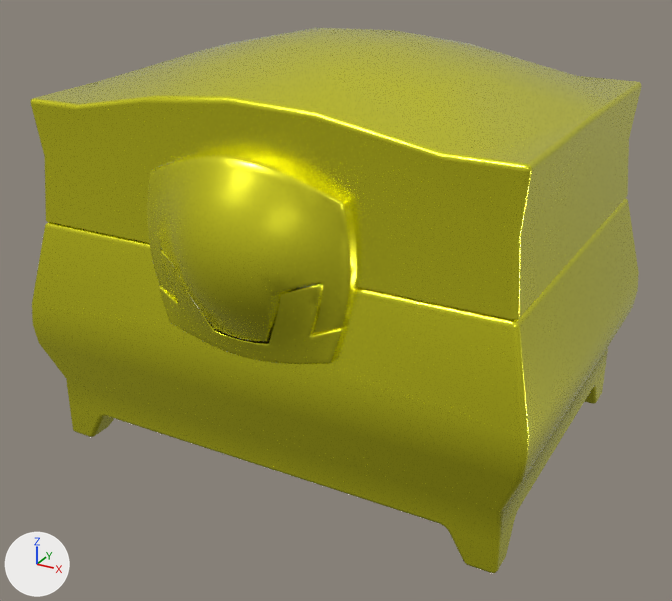
Before and after pictures for a commit that changed the glTF model public/chest-3.glb.
The view is the same before and after, from a 50 mm lens placed at (0.505, -2.4, 1.422), pointed at (-0.431, -0.699, 0.571). Every picture has the same lights, and +X, +Y and +Z are marked at lower left. The first picture is the older version. Where no turn or scale is listed for an object, it has been applied to the vertices.

In view in the first picture: 'chest.002', 'lid.002', 'lock bottom.002', 'lock top.002'.
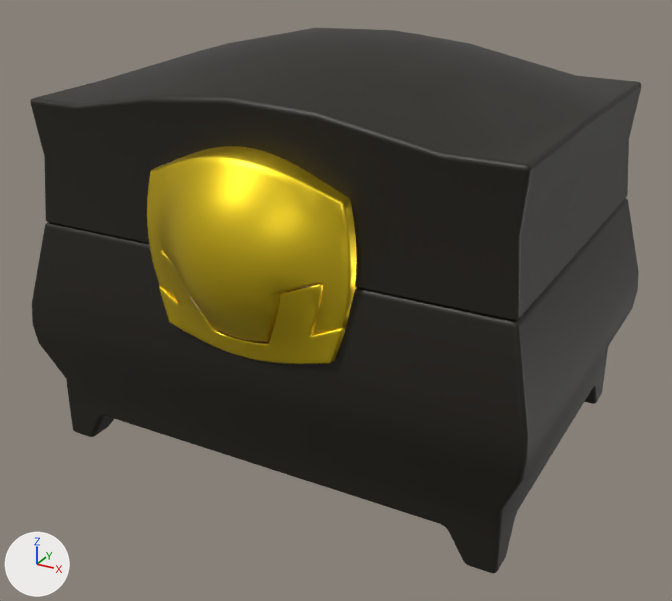
Commit message: updated chests

Diff of the bpy script that builds the scene:
```diff
--- a/public/chest-3.glb.py
+++ b/public/chest-3.glb.py
@@ mat_metal_002 @@
+mat_metal_002 = principled_material('metal.002')
+mat_metal_002.base_color = (1.0, 0.732, 0.0317)  # yellow #ffde32
+mat_metal_002.metallic = 0.984
+mat_metal_002.roughness = 0.386
+mat_metal_002.sheen_weight = 1.0
+mat_metal_002.sheen_roughness = 0.109
@@ mat_wood_002 @@
+mat_wood_002 = principled_material('wood.002')
+mat_wood_002.base_color = (0.0107, 0.00764, 0.00264)  # black #1b1509
@@ me_cube_013 @@
 me_cube_013.from_pydata(...)  # 528 vertices, 1038 faces; spans x -0.585..0.585, y -0.437..0.439, z 0.0..0.536
-me_cube_013.materials.append(mat_metal_001)  # yellow #fffd38
+me_cube_013.materials.append(mat_wood_002)  # black #1b1509
@@ me_cube_016 @@
 me_cube_016.from_pydata(...)  # 208 vertices, 410 faces; spans x -0.539..0.539, y -0.403..0.404, z 0.536..0.928
-me_cube_016.materials.append(mat_metal_001)  # yellow #fffd38
+me_cube_016.materials.append(mat_wood_002)  # black #1b1509
@@ me_cube_018 @@
 me_cube_018.from_pydata(...)  # 981 vertices, 1958 faces; spans x -0.234..0.234, y -0.159..0.0, z -0.19..0.192
-me_cube_018.materials.append(mat_metal_001)  # yellow #fffd38
+me_cube_018.materials.append(mat_metal_002)  # yellow #ffde32
@@ me_cube_017 @@
 me_cube_017.from_pydata(...)  # 1004 vertices, 2004 faces; spans x -0.215..0.215, y -0.106..0.007, z -0.231..-0.028
-me_cube_017.materials.append(mat_metal_001)  # yellow #fffd38
+me_cube_017.materials.append(mat_metal_002)  # yellow #ffde32
```

What differs and where, as boxes [x1, y1, x2, y2] in the pictures (672 x 601 px):
'lid.002', recoloured (yellow to black)
    both: [31, 28, 641, 320]
'chest.002', recoloured (yellow to black)
    both: [32, 198, 639, 574]
'lock top.002', recoloured
    both: [147, 146, 357, 342]
'lock bottom.002', recoloured
    both: [159, 250, 346, 364]
